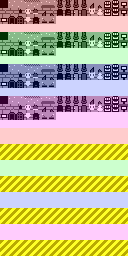
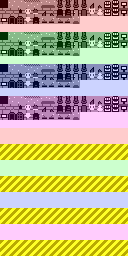
Layer changes from the first (128, 256) image to the second:
painted on "Layer 0" over [56, 16, 80, 120]
